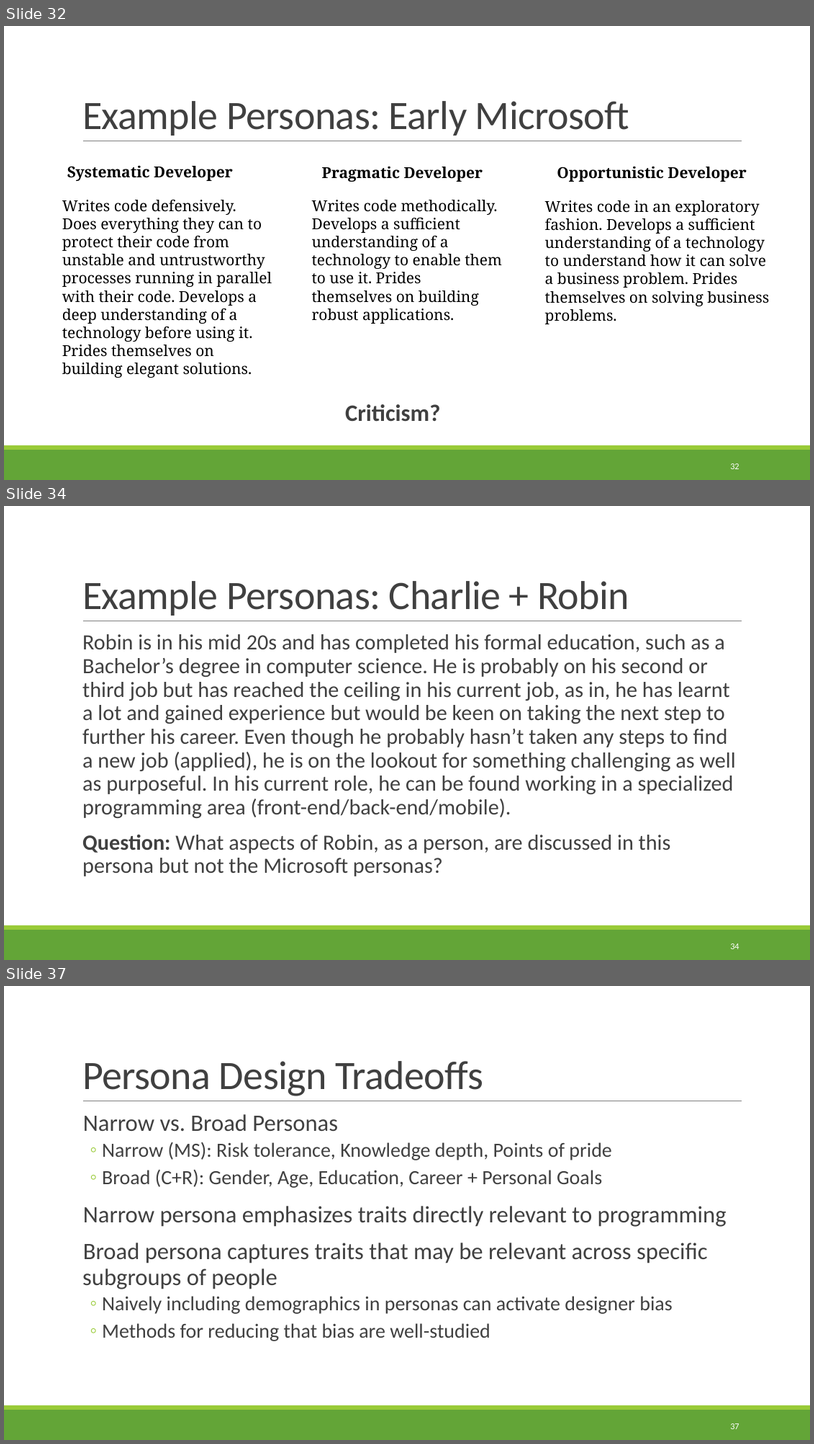
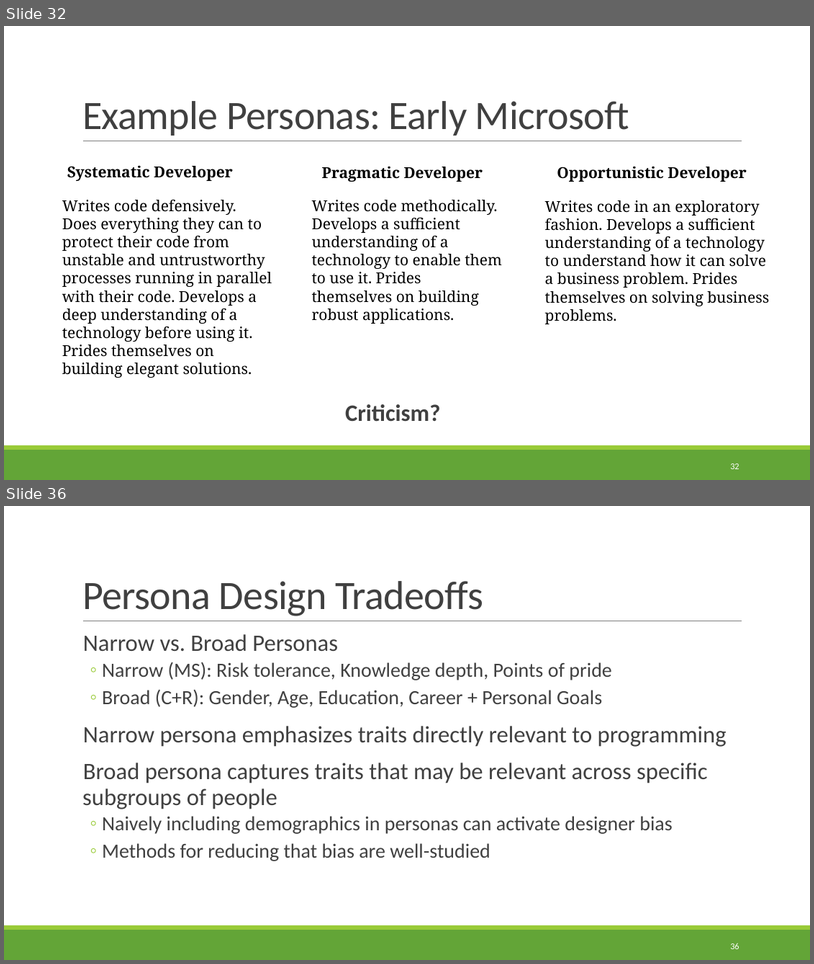
Before and after one commit to rbohrer/pl-course, a slide deck: LectureSlides/08Design1.pptx. Shown one above the other, each under a label of ours: slides 32, 34 and 37 before the commit, slides 32 and 36 after it; the slides between them are not shown. The pictures are 814x1444 and 814x964 pixels, drawn with LibreOffice and Linux fonts; fonts in the diff are those of the drawing. Boxes give left, top, right and bottom in pixels: in the first picture for what was removed or moved away, otherwise in the second. Text is boxed around its words. In the diff, an @@ line names an element or a change of style, - is before the commit and + after.

```diff
--- a/LectureSlides/08Design1.pptx
+++ b/LectureSlides/08Design1.pptx
@@ slide 34 removed at (x1=4, y1=506, x2=810, y2=960), background #FFFFFF; not listed: 3 template elements that a slide beside it also shows @@
@@ title removed at (x1=82, y1=581, x2=630, y2=615) @@
-Example Personas: Charlie + Robin
@@ text removed at (x1=82, y1=634, x2=736, y2=876) @@
-  Robin is in his mid 20s and has completed his formal education, such as a Bachelor’s degree in computer science. He is probably on his second or third job but has reached the ceiling in his current job, as in, he has learnt a lot and gained experience but would be keen on taking the next step to further his career. Even though he probably hasn’t taken any steps to find a new job (applied), he is on the lookout for something challenging as well as purposeful. In his current role, he can be found working in a specialized programming area (front-end/back-end/mobile).
-  Question: What aspects of Robin, as a person, are discussed in this persona but not the Microsoft personas?
@@ page number removed at (x1=730, y1=943, x2=739, y2=949) @@
-34
@@ what was slide 37 is now slide 36 @@
@@ page number at (x1=730, y1=942, x2=739, y2=949): text changed @@
-37
+36
```
Also in this commit, not shown: 2 slides changed, 1 slide added, 1 other slide removed.
